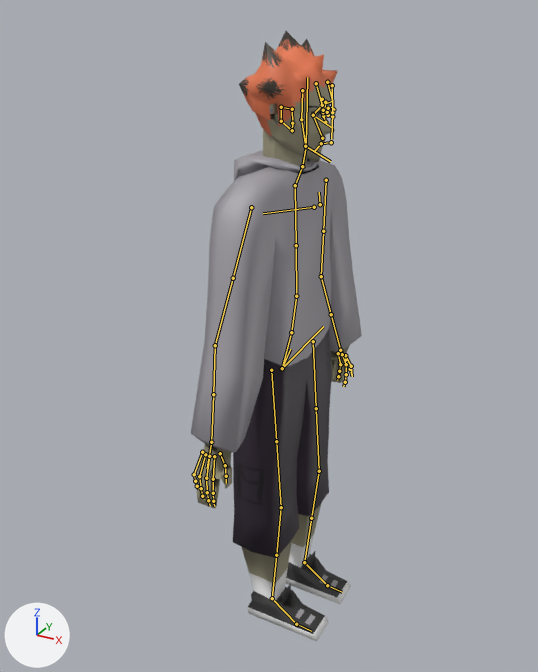
A saved change to the Blender file assets/blends/larsv1.blend.
Rendered twice from a camera (50 mm lens) standing at (5.42, -21.96, 11.33) and looking at (-0.7, -10.83, 5.76). Every picture has the same lights, and +X, +Y and +Z are marked at lower left. The picture after the commit comes second. The bones that change, and the others that lie on the model, are drawn over the model as lines.

The first picture shows 'basicman', 'malehead', 'maleneck'.
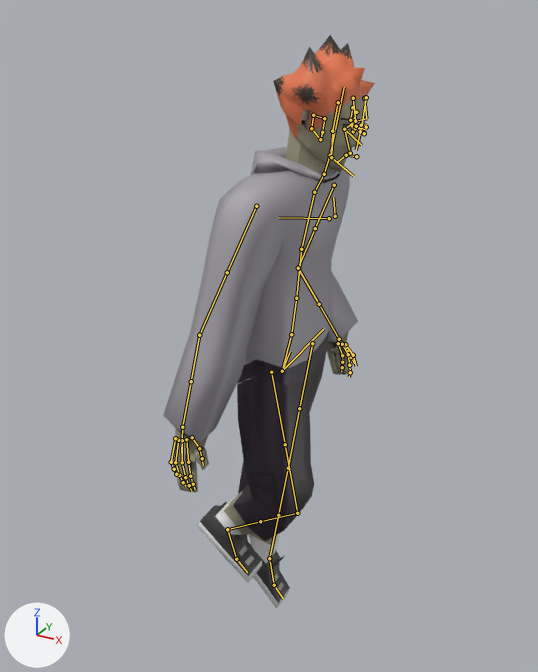
The newer file adds an action. The first version stands in its rest pose; the second is drawn at frame 5 of the action 'phasejump'.

Boxes (x1, y1, x2, y2) around the edits, measured in the pictures (538 x 672 px):
'basicman', posed (14% wider)
    before: (191, 150, 362, 641)
    after: (163, 147, 358, 609)
'malehead', posed
    before: (239, 31, 338, 162)
    after: (273, 35, 375, 172)
'maleneck', posed
    before: (263, 129, 307, 167)
    after: (286, 129, 329, 176)

What the commit changed:
Bone 'torso' (bone_torso) moves from (0.0, 0.0, 0.0) to (0.0, 0.0, -0.008).
Bone 'chest' (bone_chest) turns from (0, 0, 0) to (14, 1, 0) degrees about its own x, y and z.
Bone 'head' (bone_head) turns from (0, 0, 0) to (10, 0, -1) degrees about its own x, y and z.
Bone 'upper_arm_ik.L' (bone_upper_arm_ik_l) moves from (0.0, 0.0, 0.0) to (-0.002, 0.007, -0.029).
Bone 'upper_arm_ik.R' (bone_upper_arm_ik_r) moves from (0.0, 0.0, 0.0) to (0.005, 0.008, -0.044).
Bone 'hand_ik.L' (bone_hand_ik_l) moves from (0.0, 0.0, 0.0) to (-0.018, -0.001, 0.055).
Bone 'hand_ik.L' (bone_hand_ik_l) turns from (0, 0, 0) to (8, -4, -1) degrees about its own x, y and z.
Bone 'hand_ik.R' (bone_hand_ik_r) moves from (0.0, 0.0, 0.0) to (-0.008, 0.108, 0.023).
Bone 'hand_ik.R' (bone_hand_ik_r) turns from (0, 0, 0) to (11, 6, 2) degrees about its own x, y and z.
Bone 'foot_ik.L' (bone_foot_ik_l) moves from (0.0, 0.0, 0.0) to (-0.011, 0.162, -0.047).
Bone 'foot_ik.L' (bone_foot_ik_l) turns from (0, 0, 0) to (47, 3, 1) degrees about its own x, y and z.
Bone 'foot_ik.R' (bone_foot_ik_r) moves from (0.0, 0.0, 0.0) to (0.029, 0.227, 0.211).
Bone 'foot_ik.R' (bone_foot_ik_r) turns from (0, 0, 0) to (38, 2, 1) degrees about its own x, y and z.
